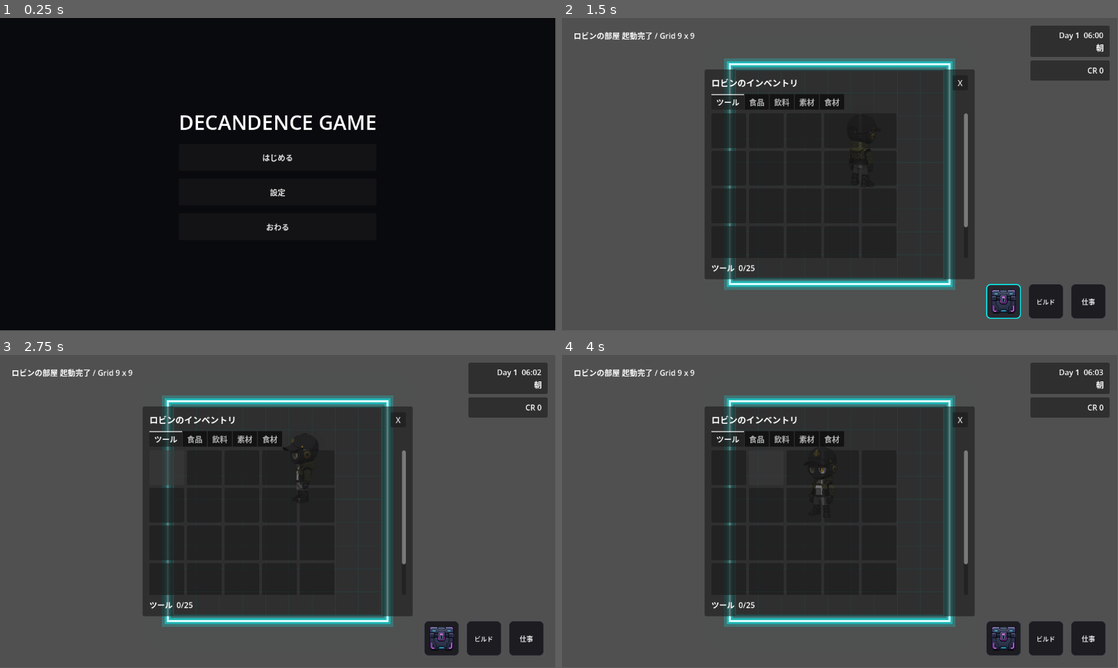
Above: before the commit, frames 1-4 (two rows, left to right).
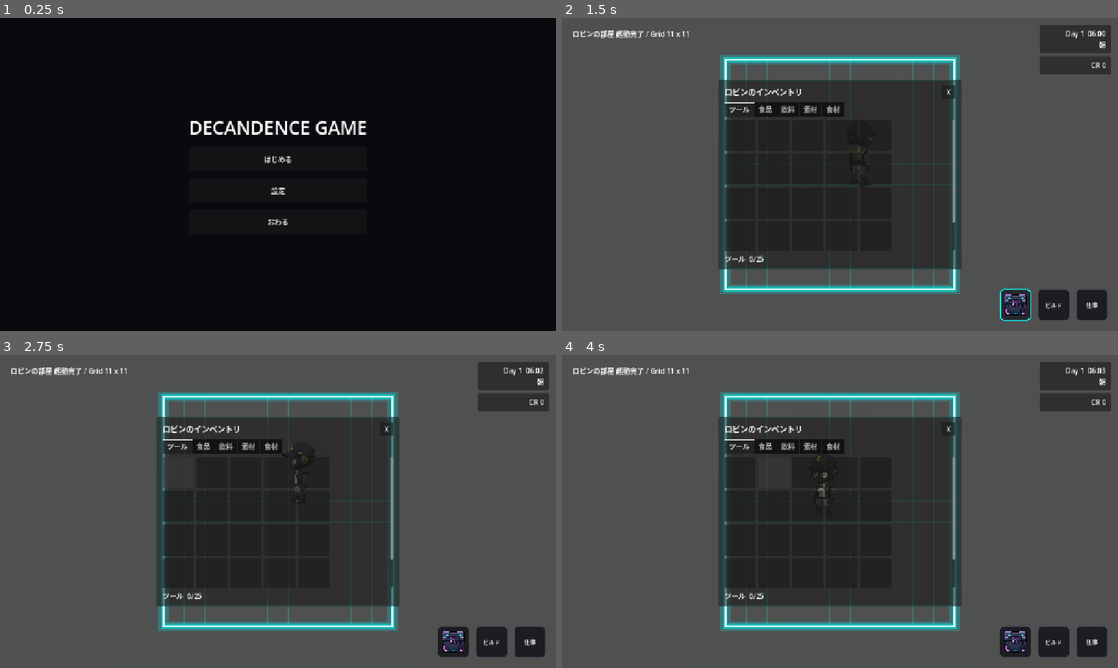
Above: after the commit, the same moments.

Repository: grimoire1089-coder/optimistic
Game: Godot game, scene res://Scenes/Boot/TitleScene.tscn
The game is run twice, just before and just after one commit, with the same random seed, the same clock (stepped at 60 frames per second) and the same inputs.
Inputs (mouse positions are in pixels of both pictures, inside the frame that each line leads up to; where the layout moved, square brackets give the same spot in the first picture):
- Up to frame 1 (0.25 s): no input
- Up to frame 2 (1.5 s): click "はじめる" at 0.5 s; click (1012, 302) [1001, 302] at 1.25 s
- Up to frame 3 (2.75 s): click (166, 467) at 2.02 s
- Up to frame 4 (4 s): click (739, 470) at 2.77 s; click (767, 467) at 3.52 s
In our replay, the window is 799x449 before the commit and 800x450 after it. These sizes can differ from the game's own. Grey fills any space a smaller window leaves; there, only what the larger window draws over its background counts as a difference.

The runs differ from the first frame. In frame 1, 1.5% of the frame differs, in the area x 32-68%, y 31-68%; in frame 2, 16%; in frame 3, 16%; in frame 4, 16%, in the area x 2-99%, y 2-97%.

Commit message:
Fix viewport stretch settings

Diff:
--- a/project.godot
+++ b/project.godot
@@ -1,6 +1,6 @@
 ; Engine configuration file.
 ; It's best edited using the editor UI and not directly,
-; since the parameters that go here are not all obvious.
+; since the parameters here are not all obvious.
 ;
 ; Format:
 ;   [section] ; section goes between []
@@ -23,6 +23,13 @@
 GameClock="*res://Scripts/Systems/Time/GameClock.gd"
 CreditWallet="*res://Scripts/Systems/Currency/CreditWallet.gd"
 
+[display]
+
+window/size/viewport_width=1280
+window/size/viewport_height=720
+window/stretch/mode="canvas_items"
+window/stretch/aspect="keep"
+
 [physics]
 
 3d/physics_engine="Jolt Physics"
